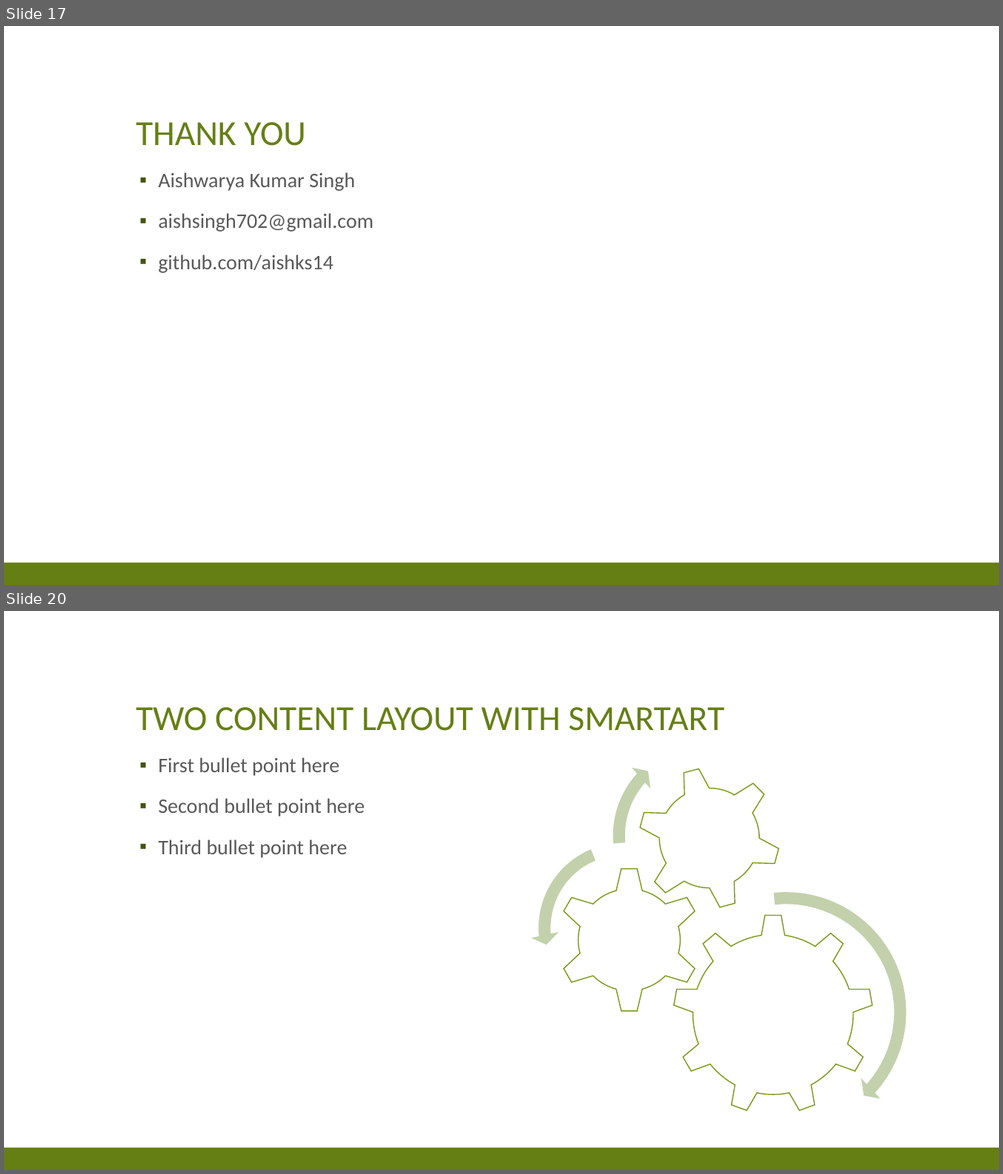
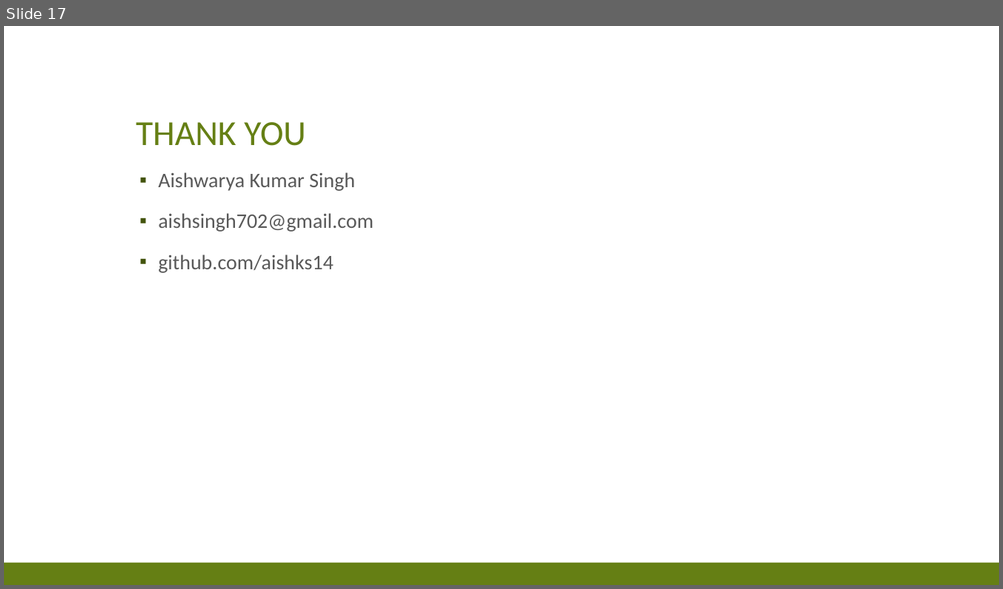
Before and after one commit to aishks14/pharma-trend-forecasting, a slide deck: assets/presentations/Rossmann Store Sales Forecasting Pipeline.pptx. Shown one above the other, each under a label of ours: slides 17 and 20 before the commit, slide 17 after it; the slides between them are not shown. The pictures are 1003x1174 and 1003x589 pixels, drawn with LibreOffice and Linux fonts; fonts in the diff are those of the drawing. Boxes give left, top, right and bottom in pixels: in the first picture for what was removed or moved away, otherwise in the second. Text is boxed around its words. In the diff, an @@ line names an element or a change of style, - is before the commit and + after.

```diff
--- a/assets/presentations/Rossmann Store Sales Forecasting Pipeline.pptx
+++ b/assets/presentations/Rossmann Store Sales Forecasting Pipeline.pptx
@@ slide 20 removed at box(4, 611, 999, 1170), background #FFFFFF; not listed: 1 template element that a slide beside it also shows @@
@@ title removed at box(136, 707, 724, 731) @@
-TWO CONTENT LAYOUT WITH SMARTART
@@ group removed at box(531, 735, 914, 1141): 3 gears, 2 circular arrows, 1 left circular arrow @@
@@ text removed at box(158, 758, 364, 858) @@
-▪ First bullet point here
-▪ Second bullet point here
-▪ Third bullet point here
```
Also in this commit, not shown: 9 other slides removed.
